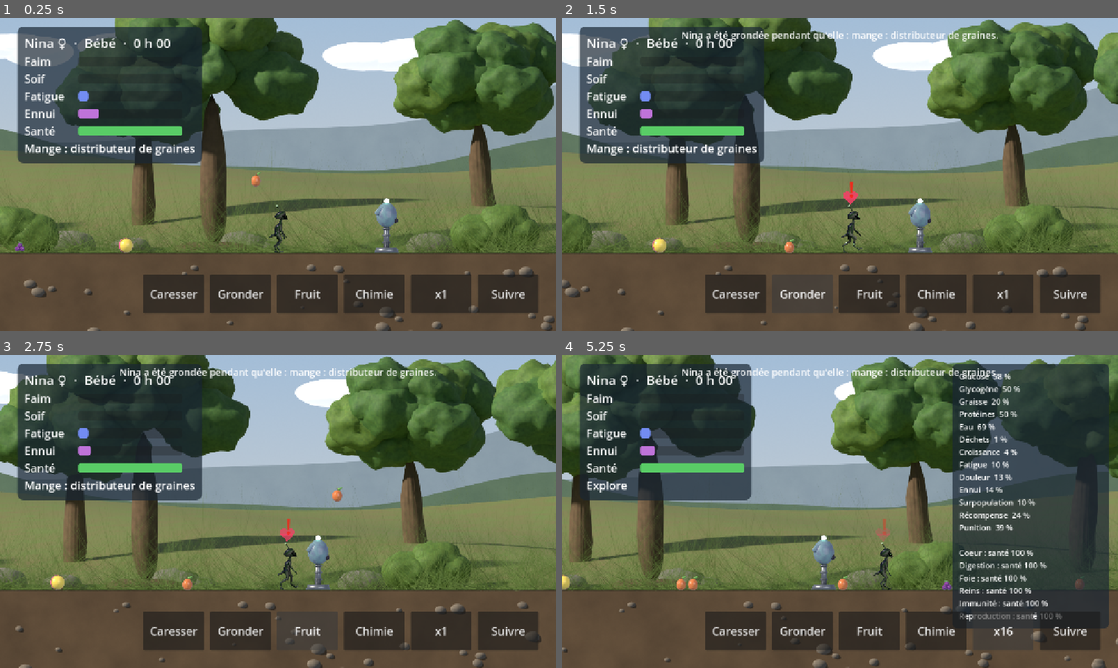
Above: before the commit, frames 1-4 (two rows, left to right).
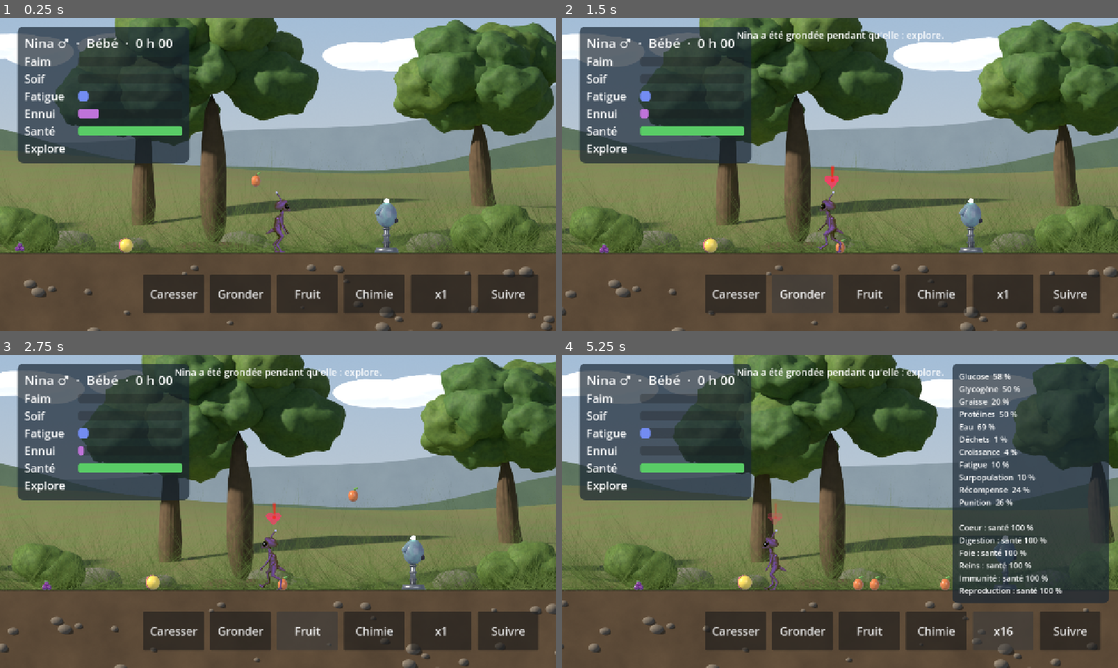
Above: after the commit, the same moments.

Repository: Ankool29/crealife
Game: Godot game, scene res://scenes/main.tscn
Same seed, same stepped clock (60 frames per second), same inputs: the game is played once before the commit and once after it.
Inputs:
- Up to frame 1 (0.25 s): no input
- Up to frame 2 (1.5 s): click "Caresser" at 0.5 s; click "Gronder" at 1.25 s
- Up to frame 3 (2.75 s): click "Fruit" at 2 s
- Up to frame 4 (5.25 s): click "Chimie" at 2.75 s; click "x1" at 3.5 s; click "x2" at 4.25 s; click "x4" at 5 s

The runs differ from the first frame. In frame 1, 1.6% of the frame differs, in the area x 4-53%, y 2-76%; in frame 2, 33%; in frame 3, 41%, in the area x 0-100%, y 0-100%; in frame 4, 40%.

Commit message:
Couleurs génétiques variées
La créature est désormais rendue en niveaux de gris et colorisée en jeu
par une palette tirée de ses gènes : teinte principale, teinte
secondaire, saturation, luminosité et couleur des parties lumineuses
(yeux, antennes, taches). Fini les créatures toutes sombres ; les
couleurs se transmettront aux enfants.

Co-Authored-By: Claude Opus 5.5 <noreply@anthropic.com>
Claude-Session: https://claude.ai/code/session_01MAppfGnRnr8qw2kENJWVLu

Diff:
--- a/data/genomes/souche_depart.json
+++ b/data/genomes/souche_depart.json
@@ -1713,6 +1713,10 @@
 			"p": {
 				"part": "corps",
 				"hue": 0.5,
+				"hue2": 0.6,
+				"saturation": 0.7,
+				"brightness": 0.7,
+				"glow": 0.47,
 				"size": 0.5,
 				"speed": 0.5
 			}
--- a/src/sim/creature_sim.gd
+++ b/src/sim/creature_sim.gd
@@ -35,8 +35,12 @@
 var eaten := {}
 var last_event := ""
 
-# Apparence (gène Apparence « corps »)
+# Apparence (gène Apparence « corps »), valeurs dans [0, 1]
 var hue := 0.5
+var hue2 := 0.6
+var saturation := 0.7
+var brightness := 0.7
+var glow := 0.47
 var _size_gene := 0.5
 var _speed := 100.0
 
@@ -83,6 +87,10 @@
 	var look := genome.find(Gene.Type.APPEARANCE, "part", "corps")
 	if look:
 		hue = float(look.params.get("hue", 0.5))
+		hue2 = float(look.params.get("hue2", 0.6))
+		saturation = float(look.params.get("saturation", 0.7))
+		brightness = float(look.params.get("brightness", 0.7))
+		glow = float(look.params.get("glow", 0.47))
 		_size_gene = float(look.params.get("size", 0.5))
 		_speed = lerpf(60.0, 150.0, float(look.params.get("speed", 0.5)))
 
@@ -98,6 +106,17 @@
 
 func is_asleep() -> bool:
 	return alive and brain.verb == Verb.DORMIR
+
+
+## Palette de couleurs tirée des gènes : [sombre, principale, claire].
+func palette() -> Array[Color]:
+	var s := lerpf(0.55, 1.0, saturation)
+	var v := lerpf(0.75, 1.0, brightness)
+	return [
+		Color.from_hsv(fposmod(hue + 0.04, 1.0), minf(1.0, s + 0.1), v * 0.3),
+		Color.from_hsv(hue, s, v),
+		Color.from_hsv(hue2, s * 0.6, minf(1.0, v * 1.1 + 0.1)),
+	]
 
 
 ## Taille affichée : gène de taille × stade de vie.
--- a/src/sim/genetics/gene.gd
+++ b/src/sim/genetics/gene.gd
@@ -35,7 +35,8 @@
 		Type.ORGAN: return {"longevity_h": [0.5, 40.0], "repair": [0.0, 0.01], "health": [0.0, 1.0]}
 		Type.LOBE: return {"noise": [0.0, 1.0], "learning_rate": [0.0, 1.0], "ltw_rate": [0.0, 0.05], "stw_relax": [0.0, 0.05]}
 		Type.INSTINCT: return {"reward": [-2.0, 2.0], "repeat": [0.0, 20.0]}
-		Type.APPEARANCE: return {"hue": [0.0, 1.0], "size": [0.0, 1.0], "speed": [0.0, 1.0]}
+		Type.APPEARANCE: return {"hue": [0.0, 1.0], "hue2": [0.0, 1.0], "saturation": [0.0, 1.0],
+				"brightness": [0.0, 1.0], "glow": [0.0, 1.0], "size": [0.0, 1.0], "speed": [0.0, 1.0]}
 	return {}
 
 
--- a/src/sim/world_sim.gd
+++ b/src/sim/world_sim.gd
@@ -53,7 +53,7 @@
 	g.mutate(rng, 0.05)
 	var look := g.find(Gene.Type.APPEARANCE, "part", "corps")
 	if look:
-		for k in ["hue", "size", "speed"]:
+		for k in ["hue", "hue2", "saturation", "brightness", "glow", "size", "speed"]:
 			look.params[k] = rng.randf()
 	var creature_name := NAMES[_name_index % NAMES.size()]
 	_name_index += 1
--- a/src/view/creature_view.gd
+++ b/src/view/creature_view.gd
@@ -42,7 +42,11 @@
 	_sprite.texture = frames[int(_t * fps) % frames.size()]
 	var s := SpriteLibrary.creature_scale * c.body_size()
 	_sprite.scale = Vector2(s * c.facing, s)     # retourné quand elle regarde à gauche
-	_material.set_shader_parameter("hue_shift", c.hue)
+	var pal := c.palette()
+	_material.set_shader_parameter("col_dark", pal[0])
+	_material.set_shader_parameter("col_mid", pal[1])
+	_material.set_shader_parameter("col_light", pal[2])
+	_material.set_shader_parameter("glow_shift", c.glow - 0.47)   # rendu d'origine : turquoise
 	_material.set_shader_parameter("desaturate", 0.0 if c.alive else 0.75)
 	queue_redraw()
 
--- a/src/view/shaders/creature.gdshader
+++ b/src/view/shaders/creature.gdshader
@@ -1,17 +1,33 @@
 shader_type canvas_item;
-// Teinte génétique : fait tourner la couleur autour de l'axe des gris
-// (la luminosité et les reflets du rendu 3D sont conservés).
+// Colorisation génétique. Le sprite est rendu en niveaux de gris : sa
+// luminosité (relief, ombres, ventre clair, dos sombre) est convertie en
+// couleurs à partir de trois teintes tirées des gènes. Les parties déjà
+// colorées (yeux, antennes, taches lumineuses) restent telles quelles.
 
-uniform float hue_shift = 0.0;      // en tours (0 à 1)
+uniform vec3 col_dark : source_color = vec3(0.1, 0.05, 0.2);
+uniform vec3 col_mid : source_color = vec3(0.2, 0.6, 0.6);
+uniform vec3 col_light : source_color = vec3(0.8, 0.9, 0.8);
+uniform float glow_shift = 0.0;     // rotation de teinte des parties lumineuses (en tours)
 uniform float desaturate = 0.0;     // 1 = gris (créature morte)
+
+vec3 rotate_hue(vec3 c, float turns) {
+	float a = turns * 6.2831853;
+	vec3 k = vec3(0.57735);
+	return c * cos(a) + cross(k, c) * sin(a) + k * dot(k, c) * (1.0 - cos(a));
+}
 
 void fragment() {
 	vec4 c = texture(TEXTURE, UV);
-	float a = hue_shift * 6.2831853;
-	float cs = cos(a);
-	float sn = sin(a);
-	vec3 k = vec3(0.57735);
-	vec3 rgb = c.rgb * cs + cross(k, c.rgb) * sn + k * dot(k, c.rgb) * (1.0 - cs);
+	float mx = max(c.r, max(c.g, c.b));
+	float mn = min(c.r, min(c.g, c.b));
+	float sat = mx > 0.0 ? (mx - mn) / mx : 0.0;
+	float lum = dot(c.rgb, vec3(0.299, 0.587, 0.114));
+	float l = clamp(lum * 1.7, 0.0, 1.0);
+	vec3 tinted = l < 0.45 ? mix(col_dark, col_mid, l / 0.45) : mix(col_mid, col_light, (l - 0.45) / 0.55);
+	// Reflets très clairs : on garde un peu de blanc pour l'aspect brillant
+	tinted = mix(tinted, vec3(1.0), smoothstep(0.85, 1.0, lum) * 0.6);
+	float k = 1.0 - smoothstep(0.18, 0.35, sat);
+	vec3 rgb = mix(rotate_hue(c.rgb, glow_shift), tinted, k);
 	float grey = dot(rgb, vec3(0.299, 0.587, 0.114));
 	rgb = mix(rgb, vec3(grey) * 0.8, desaturate);
 	COLOR = vec4(rgb, c.a) * COLOR;
Binary file changed: assets/creature/dormir_0.png
Binary file changed: assets/creature/examiner_0.png
Binary file changed: assets/creature/frapper_0.png
Binary file changed: assets/creature/frapper_1.png
Binary file changed: assets/creature/manger_0.png
Binary file changed: assets/creature/manger_1.png
Binary file changed: assets/creature/marche_0.png
Binary file changed: assets/creature/marche_1.png
Binary file changed: assets/creature/marche_2.png
Binary file changed: assets/creature/marche_3.png
Binary file changed: assets/creature/marche_4.png
Binary file changed: assets/creature/marche_5.png
(and 9 more such lines)
